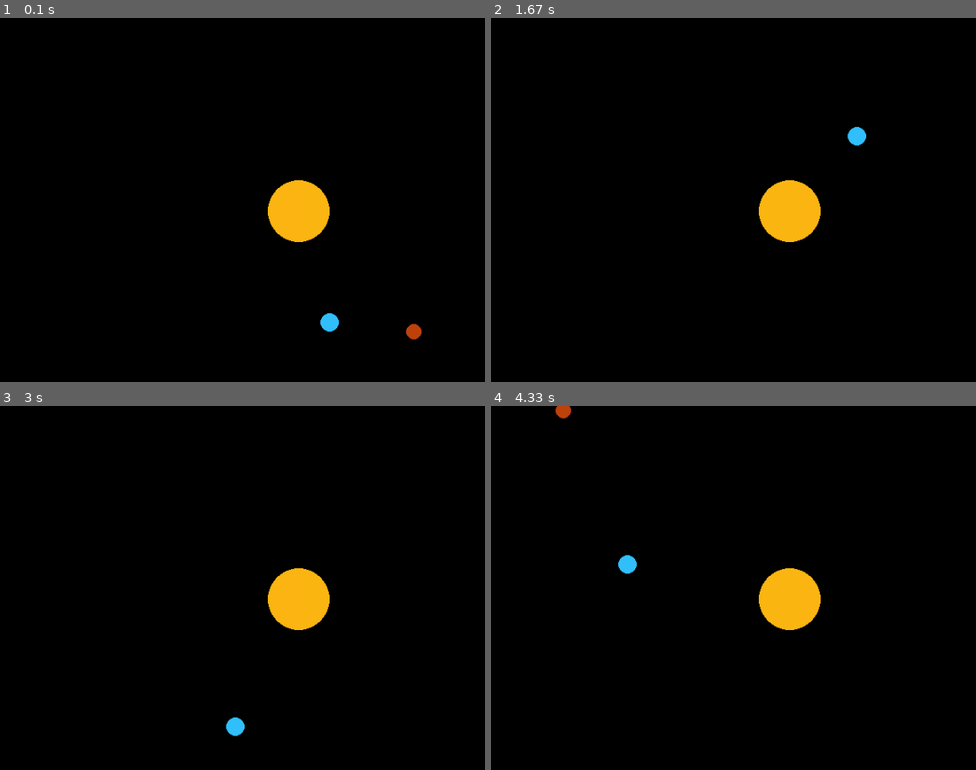
Above: before the commit, frames 1-4 (two rows, left to right).
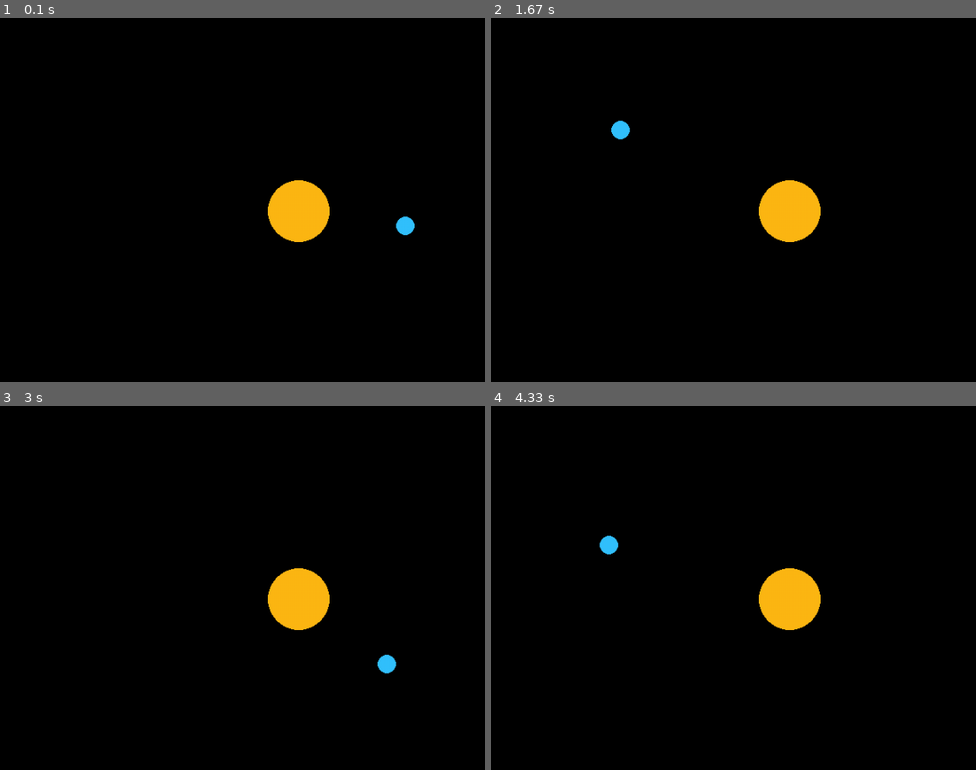
Above: after the commit, the same moments.

Repository: Ansh-Kushwaha/V-SEM-Repo
Game: pygame game, started from Python Lab/EllipticalOrbit.py
Two runs of this game, one before a commit and one after it. Both use one fixed random seed, a clock stepped at 60 frames per second and the inputs below.
Inputs:
- Up to frame 1 (0.1 s): no input
- Up to frame 2 (1.67 s): no input
- Up to frame 3 (3 s): no input
- Up to frame 4 (4.33 s): no input

The runs differ from the first frame. In frame 1, 0.4% of the frame differs, in the area x 66-87%, y 54-89%; in frame 2, 0.3%; in frame 3, 0.3%; in frame 4, 0.4%.

Commit message:
Fix Name

Diff:
--- a/Python Lab/EllipticalOrbit.py
+++ b/Python Lab/EllipticalOrbit.py
@@ -58,21 +58,21 @@
 p2Pos = pygame.Vector2(center.x, center.y + 210)
 
 sun = Planet(4000, [253, 184, 19], sunPos, pygame.Vector2(0, -1.2), 40)
-p1 = Planet(200, [51,194,254], p1Pos, pygame.Vector2(0, 18), 12)
-p2 = Planet(180, [193, 68, 14], p2Pos, pygame.Vector2(16, 0), 10)
+p1 = Planet(200, [51,194,254], p1Pos, pygame.Vector2(0, 19), 12)
+# p2 = Planet(180, [193, 68, 14], p2Pos, pygame.Vector2(12, 0), 10)
 
 screen.blit(sun.image, sun.rect)
 screen.blit(p1.image, p1.rect)
-screen.blit(p2.image, p2.rect)
+# screen.blit(p2.image, p2.rect)
 
 planets.append(sun)
 planets.append(p1)
-planets.append(p2)
+# planets.append(p2)
 
 def main():
     running = True
     while running:
-        clock.tick(720)
+        clock.tick(30)
         for event in pygame.event.get():
             if event.type == pygame.QUIT:
                 running = False
--- a/Python Lab/Ex15_BoundingBall.py
+++ b/Python Lab/Ex15_BouncingBall.py
@@ -3,6 +3,8 @@
 
 pygame.init()
 screen = pygame.display.set_mode([1000, 500])
+width = 1000
+height = 500
 clock = pygame.time.Clock()
 g = 9.8
 
@@ -22,24 +24,44 @@
         pygame.draw.circle(self.image, self.color, (self.rad, self.rad), self.rad)
 
     def update(self):
+        if self.pos.x < 0 or self.pos.x > width:
+            self.vel.x = -self.vel.x
+        if self.pos.y < 0 or self.pos.y > height:
+            self.vel.y = -self.vel.y
+
         self.pos += self.vel
         self.rect.center = self.pos
 
 
 
-ball = Ball(30, [250, 0, 0], pygame.Vector2(500, 100), pygame.Vector2(0, 5), 30)
-screen.blit(ball.image, ball.rect)
+
+ball1 = Ball(30, [250, 0, 0], pygame.Vector2(500, 100), pygame.Vector2(5, 1), 30)
+ball2 = Ball(30, [120, 0, 0], pygame.Vector2(100, 200), pygame.Vector2(2, 1), 30)
+ball3 = Ball(30, [100, 0, 0], pygame.Vector2(200, 400), pygame.Vector2(5, 6), 30)
+ball4 = Ball(30, [53, 0, 0], pygame.Vector2(800, 300), pygame.Vector2(5, 2), 30)
+# screen.blit(ball1.image, ball1.rect)
+# screen.blit(ball2.image, ball2.rect)
+# screen.blit(ball3.image, ball3.rect)
+# screen.blit(ball4.image, ball4.rect)
+
+balls = []
+
+balls.append(ball1)
+balls.append(ball2)
+balls.append(ball3)
+balls.append(ball4)
 
 def main():
     running = True
     while running:
-        clock.tick(15)
+        clock.tick(120)
         for event in pygame.event.get():
             if event.type == pygame.QUIT:
                 running = False
         screen.fill([0, 0, 0])
-        ball.update()
-        screen.blit(ball.image, ball.rect)
+        for ball in balls:
+            ball.update()
+            screen.blit(ball.image, ball.rect)
 
         pygame.display.flip()
 
